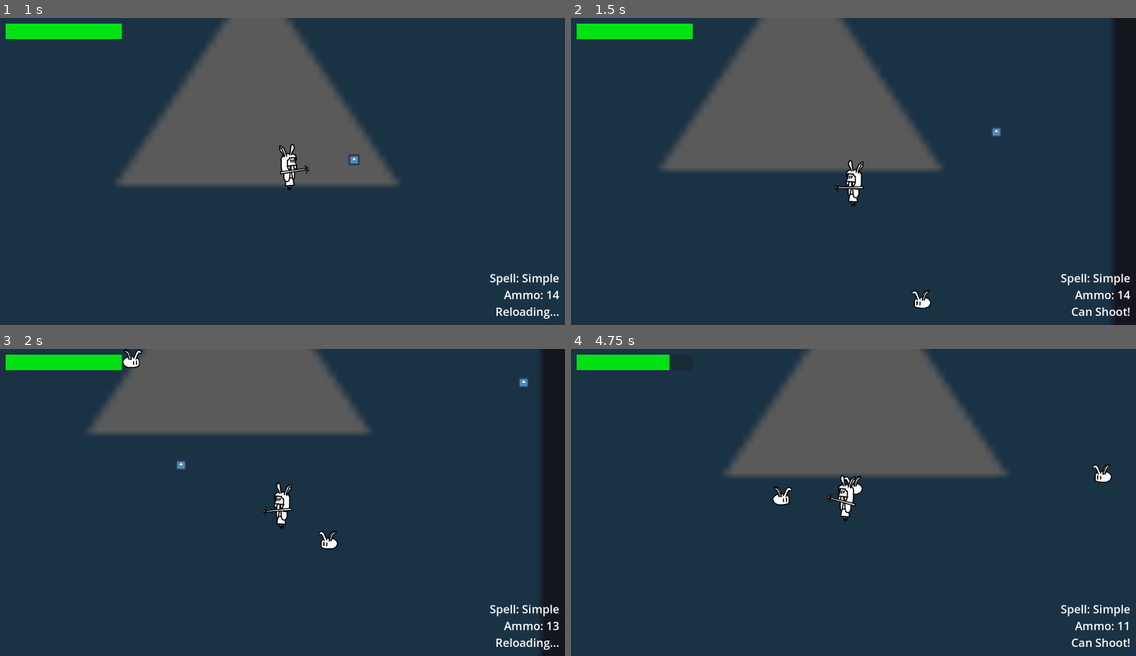
Above: before the commit, frames 1-4 (two rows, left to right).
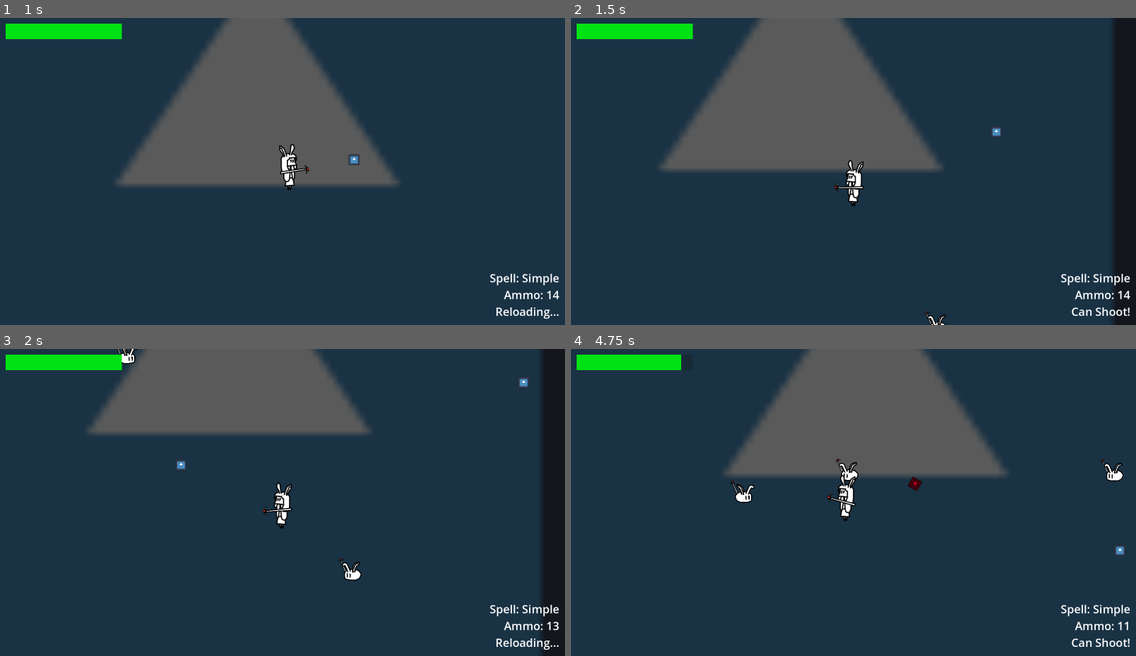
Above: after the commit, the same moments.

Repository: AgilMonkey/Wild-Bun-Magic
Game: Godot game, scene res://levels/main_test_scene/main_test_scene.tscn
The game is run twice, just before and just after one commit, with the same random seed, the same clock (stepped at 60 frames per second) and the same inputs. The engine's default icon, where the game draws it, is replaced by a stand-in: a white triangle on a blue panel in a dark square.
Inputs (mouse positions are in pixels of both pictures, inside the frame that each line leads up to):
- Up to frame 1 (1 s): tap Enter at 0.5 s; move the mouse to (406, 156) at 0.52 s; hold D (move_right) from 0.53 s (still down); click (406, 156) at 0.6 s
- Up to frame 2 (1.5 s): move the mouse to (740, 186) at 1.27 s; release D (move_right) at 1.28 s; hold S (move_down) from 1.28 s (still down); tap Shift (dash) at 1.35 s
- Up to frame 3 (2 s): keep holding S (move_down); click (169, 517) at 1.55 s
- Up to frame 4 (4.75 s): move the mouse to (910, 434) at 2.02 s; release S (move_down) at 2.03 s; hold D (move_right) 2.03-2.78 s; click (910, 434) at 2.1 s; move the mouse to (825, 563) at 2.77 s; hold W (move_up) 2.78-3.53 s; click (825, 563) at 2.85 s; move the mouse to (1023, 548) at 3.52 s; hold A (move_left) from 3.53 s (still down); tap Shift (dash) at 3.6 s; click (1023, 548) at 3.8 s; move the mouse to (684, 456) at 4.27 s; click (684, 456) at 4.35 s

Frame 1 is identical in both runs. In frame 2, 0.2% of the frame differs, in the area x 60-67%, y 88-100%; in frame 3, 0.5%; in frame 4, 1.0%, in the area x 17-98%, y 1-68%.

Commit message:
Make shooty enemy

Diff:
--- /dev/null
+++ b/entities/bullet/enemy_bullet/enemy_bullet.gd
@@ -0,0 +1,16 @@
+class_name EnemyBullet
+extends Node2D
+
+
+@export var damage: int = 25
+var velocity: Vector2
+
+
+func _physics_process(delta: float) -> void:
+	position += velocity * delta
+
+
+func _on_attackbox_component_on_hit(_hitbox: HitboxComponent) -> void:
+	if not _hitbox.get_parent().is_in_group("player"): return
+	_hitbox.damage(damage)
+	queue_free()
--- /dev/null
+++ b/entities/bullet/enemy_bullet/enemy_bullet.tscn
@@ -0,0 +1,25 @@
+[gd_scene load_steps=5 format=3 uid="uid://dlwoes46yhec3"]
+
+[ext_resource type="Script" uid="uid://w21pbl84kcga" path="res://entities/bullet/enemy_bullet/enemy_bullet.gd" id="1_di1mh"]
+[ext_resource type="Texture2D" uid="uid://cthw2iuwsc3ka" path="res://icon.svg" id="2_q556o"]
+[ext_resource type="PackedScene" uid="uid://ctqbx520r1gsq" path="res://commons/attackbox/attackbox_component.tscn" id="3_pxepx"]
+
+[sub_resource type="CircleShape2D" id="CircleShape2D_5h0jh"]
+radius = 26.0192
+
+[node name="EnemyBullet" type="Node2D"]
+script = ExtResource("1_di1mh")
+
+[node name="Icon" type="Sprite2D" parent="."]
+modulate = Color(1, 0, 0.0833335, 1)
+scale = Vector2(0.3, 0.3)
+texture = ExtResource("2_q556o")
+
+[node name="AttackboxComponent" parent="." instance=ExtResource("3_pxepx")]
+is_damage_by_itself = false
+
+[node name="CollisionShape2D" type="CollisionShape2D" parent="AttackboxComponent"]
+shape = SubResource("CircleShape2D_5h0jh")
+debug_color = Color(0.995878, 0, 0.197325, 0.42)
+
+[connection signal="on_hit" from="AttackboxComponent" to="." method="_on_attackbox_component_on_hit"]
--- a/entities/bullet/bullet.tscn
+++ b/entities/bullet/player_bullet/bullet.tscn
@@ -1,6 +1,6 @@
 [gd_scene load_steps=5 format=3 uid="uid://cna0e7eihip8f"]
 
-[ext_resource type="Script" uid="uid://sb1pljjtsgfv" path="res://entities/bullet/bullet.gd" id="1_2kyv7"]
+[ext_resource type="Script" uid="uid://sb1pljjtsgfv" path="res://entities/bullet/player_bullet/bullet.gd" id="1_2kyv7"]
 [ext_resource type="Texture2D" uid="uid://cthw2iuwsc3ka" path="res://icon.svg" id="1_78c8h"]
 [ext_resource type="PackedScene" uid="uid://ctqbx520r1gsq" path="res://commons/attackbox/attackbox_component.tscn" id="3_5h0jh"]
 
--- /dev/null
+++ b/entities/enemies/shoot_enemy/ShootyEnemy.tscn
@@ -0,0 +1,91 @@
+[gd_scene load_steps=15 format=3 uid="uid://dx4d0juldt1ne"]
+
+[ext_resource type="Script" uid="uid://dhopvrh0xvdq4" path="res://entities/enemies/simple_enemy/enemy.gd" id="1_7q1mf"]
+[ext_resource type="PackedScene" uid="uid://dbb54nr1beapg" path="res://entities/health_drop/health_drop.tscn" id="2_fhl04"]
+[ext_resource type="Texture2D" uid="uid://carwpcdxmobmf" path="res://entities/player/assets/tongkat.png" id="3_anurb"]
+[ext_resource type="Texture2D" uid="uid://cph0nn63lko2v" path="res://entities/enemies/assets/enemy2.png" id="3_dvjbr"]
+[ext_resource type="PackedScene" uid="uid://ctqbx520r1gsq" path="res://commons/attackbox/attackbox_component.tscn" id="4_01bxc"]
+[ext_resource type="Script" uid="uid://d2ssuuarj6kcv" path="res://commons/hitbox/hitbox_component.gd" id="5_6mvn5"]
+[ext_resource type="Script" uid="uid://ck82pbmrvnc4n" path="res://entities/enemies/simple_enemy/enemy_animation.gd" id="6_qoaqr"]
+[ext_resource type="Script" uid="uid://bfgcawdmt8vox" path="res://entities/enemies/simple_enemy/follow_player.gd" id="7_gtbkx"]
+[ext_resource type="Script" uid="uid://cl5g6pwsy7x6j" path="res://entities/enemies/simple_enemy/simple_attacking.gd" id="8_5estk"]
+[ext_resource type="Script" uid="uid://ctvcfg16g1pkt" path="res://commons/health/health_component.gd" id="9_761pk"]
+[ext_resource type="Script" uid="uid://cq0r7ye8a7yjs" path="res://entities/enemies/shoot_enemy/shoot_at_player.gd" id="11_8uv2i"]
+
+[sub_resource type="CapsuleShape2D" id="CapsuleShape2D_oxdrg"]
+radius = 18.0
+height = 58.0
+
+[sub_resource type="CircleShape2D" id="CircleShape2D_paah2"]
+radius = 40.0
+
+[sub_resource type="RectangleShape2D" id="RectangleShape2D_ae7xc"]
+size = Vector2(64, 64)
+
+[node name="ShootyEnemy" type="CharacterBody2D" groups=["enemy"]]
+collision_layer = 2
+collision_mask = 3
+motion_mode = 1
+script = ExtResource("1_7q1mf")
+health_pickup_instance = ExtResource("2_fhl04")
+chance_to_drop_health = 0.05
+
+[node name="WeaponSprite" type="Sprite2D" parent="."]
+position = Vector2(-16, 8)
+rotation = -1.96538
+scale = Vector2(0.161219, 0.16122)
+texture = ExtResource("3_anurb")
+offset = Vector2(212.619, -4.52381)
+
+[node name="EnemySprite" type="Sprite2D" parent="."]
+y_sort_enabled = true
+scale = Vector2(0.0735, 0.0735)
+texture = ExtResource("3_dvjbr")
+offset = Vector2(10.2041, -112.245)
+
+[node name="CollisionShape2D" type="CollisionShape2D" parent="."]
+position = Vector2(2, 5)
+rotation = 1.57079
+shape = SubResource("CapsuleShape2D_oxdrg")
+debug_color = Color(0, 0.6, 0.701961, 0)
+
+[node name="AttackboxComponent" parent="." instance=ExtResource("4_01bxc")]
+damage = 10
+is_damage_by_itself = false
+
+[node name="CollisionShape2D" type="CollisionShape2D" parent="AttackboxComponent"]
+shape = SubResource("CircleShape2D_paah2")
+debug_color = Color(0.790018, 0.13228, 0.272505, 0.42)
+
+[node name="HitboxComponent" type="Area2D" parent="." node_paths=PackedStringArray("health")]
+script = ExtResource("5_6mvn5")
+health = NodePath("../HealthComponent")
+metadata/_custom_type_script = "uid://d2ssuuarj6kcv"
+
+[node name="CollisionShape2D" type="CollisionShape2D" parent="HitboxComponent"]
+shape = SubResource("RectangleShape2D_ae7xc")
+debug_color = Color(0.0417786, 0.650393, 0, 0.42)
+
+[node name="EnemyAnimation" type="Node2D" parent="." node_paths=PackedStringArray("enemy_sprite")]
+script = ExtResource("6_qoaqr")
+enemy_sprite = NodePath("../EnemySprite")
+
+[node name="FollowPlayer" type="Node" parent="."]
+script = ExtResource("7_gtbkx")
+speed = 150
+
+[node name="SimpleAttacking" type="Node" parent="." node_paths=PackedStringArray("attackbox", "attackbox_col")]
+script = ExtResource("8_5estk")
+attackbox = NodePath("../AttackboxComponent")
+attackbox_col = NodePath("../AttackboxComponent/CollisionShape2D")
+
+[node name="HealthComponent" type="Node" parent="."]
+script = ExtResource("9_761pk")
+max_health = 50
+metadata/_custom_type_script = "uid://ctvcfg16g1pkt"
+
+[node name="ShootAtPlayer" type="Node2D" parent="."]
+position = Vector2(-40, -51)
+script = ExtResource("11_8uv2i")
+
+[connection signal="health_reached_zero" from="HealthComponent" to="." method="_on_health_component_health_reached_zero"]
--- /dev/null
+++ b/entities/enemies/shoot_enemy/shoot_at_player.gd
@@ -0,0 +1,24 @@
+extends Node2D
+
+@export var bullet_damage := 10
+@export var shoot_timer := 2.0
+@export var bullet_speed := 400
+
+@onready var player: Node2D = get_tree().get_first_node_in_group("player")
+@onready var enemy_bullet_scene: PackedScene = preload("res://entities/bullet/enemy_bullet/enemy_bullet.tscn")
+
+
+func _ready() -> void:
+	shoot()
+
+
+func shoot():
+	await get_tree().create_timer(shoot_timer).timeout
+
+	var bullet: EnemyBullet = enemy_bullet_scene.instantiate()
+	bullet.damage = bullet_damage
+	bullet.global_position = global_position
+	bullet.look_at(player.global_position)
+	bullet.velocity = bullet.global_transform.x * bullet_speed
+	get_tree().current_scene.add_child(bullet)
+	shoot()
--- a/entities/enemies/Enemy.tscn
+++ b/entities/enemies/simple_enemy/Enemy.tscn
@@ -1,14 +1,14 @@
 [gd_scene load_steps=13 format=3 uid="uid://bl0spk6gymtey"]
 
-[ext_resource type="Script" uid="uid://dhopvrh0xvdq4" path="res://entities/enemies/enemy.gd" id="1_iplvi"]
+[ext_resource type="Script" uid="uid://dhopvrh0xvdq4" path="res://entities/enemies/simple_enemy/enemy.gd" id="1_iplvi"]
 [ext_resource type="PackedScene" uid="uid://dbb54nr1beapg" path="res://entities/health_drop/health_drop.tscn" id="2_kg1dj"]
 [ext_resource type="PackedScene" uid="uid://ctqbx520r1gsq" path="res://commons/attackbox/attackbox_component.tscn" id="2_paah2"]
-[ext_resource type="Script" uid="uid://bfgcawdmt8vox" path="res://entities/enemies/follow_player.gd" id="3_82qr8"]
+[ext_resource type="Script" uid="uid://bfgcawdmt8vox" path="res://entities/enemies/simple_enemy/follow_player.gd" id="3_82qr8"]
 [ext_resource type="Texture2D" uid="uid://cph0nn63lko2v" path="res://entities/enemies/assets/enemy2.png" id="3_oxdrg"]
-[ext_resource type="Script" uid="uid://cl5g6pwsy7x6j" path="res://entities/enemies/simple_attacking.gd" id="4_rfvys"]
+[ext_resource type="Script" uid="uid://cl5g6pwsy7x6j" path="res://entities/enemies/simple_enemy/simple_attacking.gd" id="4_rfvys"]
 [ext_resource type="Script" uid="uid://ctvcfg16g1pkt" path="res://commons/health/health_component.gd" id="5_i8idp"]
 [ext_resource type="Script" uid="uid://d2ssuuarj6kcv" path="res://commons/hitbox/hitbox_component.gd" id="6_ae7xc"]
-[ext_resource type="Script" uid="uid://ck82pbmrvnc4n" path="res://entities/enemies/enemy_animation.gd" id="9_oxdrg"]
+[ext_resource type="Script" uid="uid://ck82pbmrvnc4n" path="res://entities/enemies/simple_enemy/enemy_animation.gd" id="9_oxdrg"]
 
 [sub_resource type="CapsuleShape2D" id="CapsuleShape2D_oxdrg"]
 radius = 18.0
--- a/entities/player/player.tscn
+++ b/entities/player/player.tscn
@@ -16,35 +16,35 @@
 [sub_resource type="RectangleShape2D" id="RectangleShape2D_8afob"]
 size = Vector2(35, 95.5)
 
+[sub_resource type="Animation" id="Animation_yqrof"]
+length = 0.001
+tracks/0/type = "value"
+tracks/0/imported = false
+tracks/0/enabled = true
+tracks/0/path = NodePath("SpritePivot:position")
+tracks/0/interp = 1
+tracks/0/loop_wrap = true
+tracks/0/keys = {
+"times": PackedFloat32Array(0),
+"transitions": PackedFloat32Array(1),
+"update": 0,
+"values": [Vector2(0, 0)]
+}
+tracks/1/type = "value"
+tracks/1/imported = false
+tracks/1/enabled = true
+tracks/1/path = NodePath("SpritePivot:rotation")
+tracks/1/interp = 1
+tracks/1/loop_wrap = true
+tracks/1/keys = {
+"times": PackedFloat32Array(0),
+"transitions": PackedFloat32Array(1),
+"update": 0,
+"values": [0.0]
+}
+
 [sub_resource type="Animation" id="Animation_gx6sm"]
 resource_name = "idle"
-length = 0.001
-tracks/0/type = "value"
-tracks/0/imported = false
-tracks/0/enabled = true
-tracks/0/path = NodePath("SpritePivot:position")
-tracks/0/interp = 1
-tracks/0/loop_wrap = true
-tracks/0/keys = {
-"times": PackedFloat32Array(0),
-"transitions": PackedFloat32Array(1),
-"update": 0,
-"values": [Vector2(0, 0)]
-}
-tracks/1/type = "value"
-tracks/1/imported = false
-tracks/1/enabled = true
-tracks/1/path = NodePath("SpritePivot:rotation")
-tracks/1/interp = 1
-tracks/1/loop_wrap = true
-tracks/1/keys = {
-"times": PackedFloat32Array(0),
-"transitions": PackedFloat32Array(1),
-"update": 0,
-"values": [0.0]
-}
-
-[sub_resource type="Animation" id="Animation_yqrof"]
 length = 0.001
 tracks/0/type = "value"
 tracks/0/imported = false
@@ -111,6 +111,33 @@
 radius = 16.0
 height = 104.0
 
+[sub_resource type="Animation" id="Animation_j3ovn"]
+length = 0.001
+tracks/0/type = "value"
+tracks/0/imported = false
+tracks/0/enabled = true
+tracks/0/path = NodePath("PlayerSprite:texture")
+tracks/0/interp = 1
+tracks/0/loop_wrap = true
+tracks/0/keys = {
+"times": PackedFloat32Array(0),
+"transitions": PackedFloat32Array(1),
+"update": 1,
+"values": [ExtResource("2_a1qjk")]
+}
+tracks/1/type = "value"
+tracks/1/imported = false
+tracks/1/enabled = true
+tracks/1/path = NodePath("PlayerSprite:position")
+tracks/1/interp = 1
+tracks/1/loop_wrap = true
+tracks/1/keys = {
+"times": PackedFloat32Array(0),
+"transitions": PackedFloat32Array(1),
+"update": 0,
+"values": [Vector2(-2, -13)]
+}
+
 [sub_resource type="Animation" id="Animation_a1qjk"]
 resource_name = "idle"
 length = 0.001
@@ -126,33 +153,6 @@
 "transitions": PackedFloat32Array(1),
 "update": 1,
 "values": [ExtResource("2_a1qjk")]
-}
-
-[sub_resource type="Animation" id="Animation_j3ovn"]
-length = 0.001
-tracks/0/type = "value"
-tracks/0/imported = false
-tracks/0/enabled = true
-tracks/0/path = NodePath("PlayerSprite:texture")
-tracks/0/interp = 1
-tracks/0/loop_wrap = true
-tracks/0/keys = {
-"times": PackedFloat32Array(0),
-"transitions": PackedFloat32Array(1),
-"update": 1,
-"values": [ExtResource("2_a1qjk")]
-}
-tracks/1/type = "value"
-tracks/1/imported = false
-tracks/1/enabled = true
-tracks/1/path = NodePath("PlayerSprite:position")
-tracks/1/interp = 1
-tracks/1/loop_wrap = true
-tracks/1/keys = {
-"times": PackedFloat32Array(0),
-"transitions": PackedFloat32Array(1),
-"update": 0,
-"values": [Vector2(-2, -13)]
 }
 
 [sub_resource type="Animation" id="Animation_afbqv"]
--- a/entities/spells/shotgun_spell/shotgun_spell.gd
+++ b/entities/spells/shotgun_spell/shotgun_spell.gd
@@ -13,7 +13,7 @@
 	damage = 25
 	rate_of_fire = 1.0
 
-	bullet_scene = preload("res://entities/bullet/bullet.tscn")
+	bullet_scene = preload("res://entities/bullet/player_bullet/bullet.tscn")
 
 
 func shoot(_cur_node: Node2D):
--- a/entities/spells/simple_spell/simple_spell.gd
+++ b/entities/spells/simple_spell/simple_spell.gd
@@ -11,7 +11,7 @@
 	damage = 50
 	rate_of_fire = 0.6
 
-	bullet_scene = preload("res://entities/bullet/bullet.tscn")
+	bullet_scene = preload("uid://cna0e7eihip8f")
 
 
 func shoot(_cur_node: Node2D):
--- a/levels/main_test_scene/main_test_scene.tscn
+++ b/levels/main_test_scene/main_test_scene.tscn
@@ -6,7 +6,7 @@
 [ext_resource type="PackedScene" uid="uid://dklbwgr08tit0" path="res://entities/ui/player_ui/player_ui.tscn" id="4_o4x35"]
 [ext_resource type="PackedScene" uid="uid://c2mjbspvxsudv" path="res://entities/ui/gameover_ui/gameover_ui.tscn" id="5_0cjx8"]
 [ext_resource type="Script" uid="uid://bac54mi18tq8" path="res://entities/managers/spawn_manager/SpawnManager.gd" id="5_1itg7"]
-[ext_resource type="PackedScene" uid="uid://bl0spk6gymtey" path="res://entities/enemies/Enemy.tscn" id="6_k73vk"]
+[ext_resource type="PackedScene" uid="uid://dx4d0juldt1ne" path="res://entities/enemies/shoot_enemy/ShootyEnemy.tscn" id="7_0cjx8"]
 
 [node name="main_test_scene" type="Node2D"]
 y_sort_enabled = true
@@ -31,7 +31,7 @@
 [node name="SpawnManager" type="Node" parent="." node_paths=PackedStringArray("player")]
 script = ExtResource("5_1itg7")
 player = NodePath("../Player")
-enemy_instance = ExtResource("6_k73vk")
+enemy_instance = ExtResource("7_0cjx8")
 metadata/_custom_type_script = "uid://bac54mi18tq8"
 
 [node name="SpawnTimer" type="Timer" parent="SpawnManager"]
Not shown, added: entities/bullet/enemy_bullet/enemy_bullet.gd.uid
Renamed: entities/bullet/bullet.gd -> entities/bullet/player_bullet/bullet.gd
Renamed: entities/bullet/bullet.gd.uid -> entities/bullet/player_bullet/bullet.gd.uid
Not shown, added: entities/enemies/shoot_enemy/shoot_at_player.gd.uid
Renamed: entities/enemies/enemy.gd -> entities/enemies/simple_enemy/enemy.gd
Renamed: entities/enemies/enemy.gd.uid -> entities/enemies/simple_enemy/enemy.gd.uid
Renamed: entities/enemies/enemy_animation.gd -> entities/enemies/simple_enemy/enemy_animation.gd
Renamed: entities/enemies/enemy_animation.gd.uid -> entities/enemies/simple_enemy/enemy_animation.gd.uid
Renamed: entities/enemies/follow_player.gd -> entities/enemies/simple_enemy/follow_player.gd
Renamed: entities/enemies/follow_player.gd.uid -> entities/enemies/simple_enemy/follow_player.gd.uid
Renamed: entities/enemies/simple_attacking.gd -> entities/enemies/simple_enemy/simple_attacking.gd
Renamed: entities/enemies/simple_attacking.gd.uid -> entities/enemies/simple_enemy/simple_attacking.gd.uid
